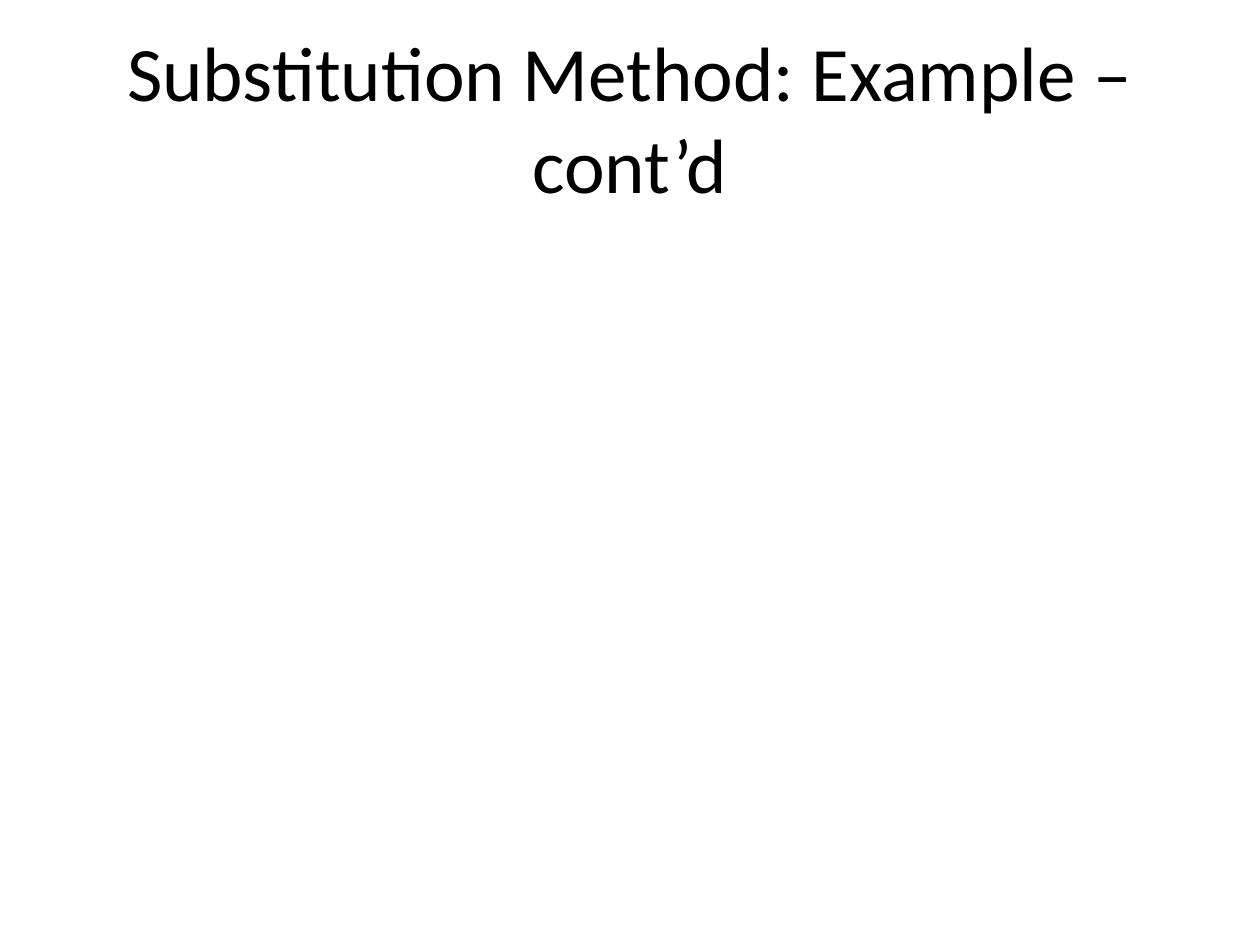
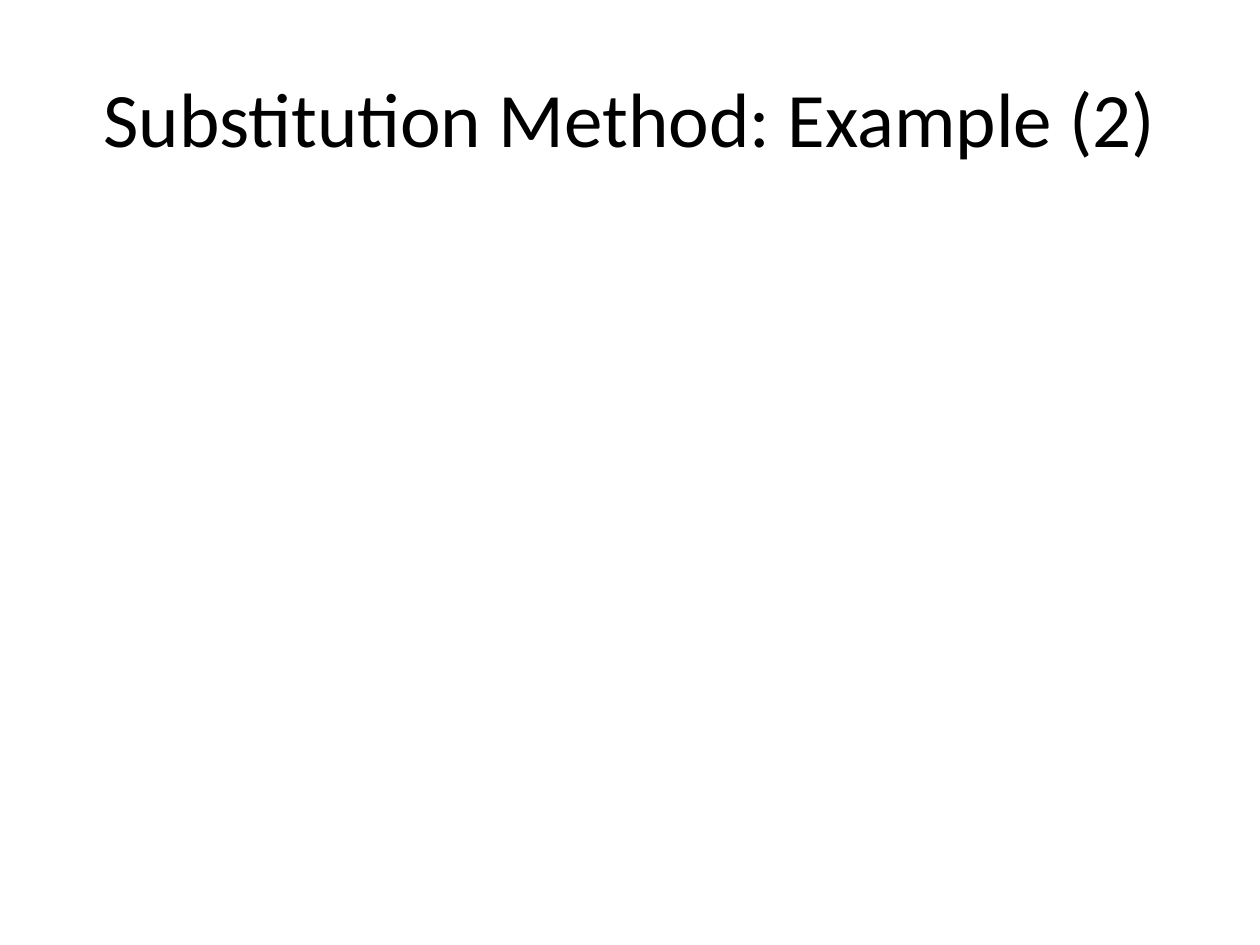
Before and after one commit to ucoruh/ce100-algorithms-and-programming-II, a slide deck: slide 17 of docs/week-2/ce100-week-2-recurrence.md_word.pptx. Drawn at 1260x945 pixels with LibreOffice and Linux fonts; fonts in the diff are those of the drawing. Boxes give left, top, right and bottom in pixels: in the first picture for what was removed or moved away, otherwise in the second. Text is boxed around its words. In the diff, an @@ line names an element or a change of style, - is before the commit and + after.

```diff
--- a/docs/week-2/ce100-week-2-recurrence.md_word.pptx
+++ b/docs/week-2/ce100-week-2-recurrence.md_word.pptx
@@ title at (103, 91, 1155, 160): text changed @@
-Substitution Method: Example – cont’d
+Substitution Method: Example (2)
```
Also in this commit, not shown: 53 other slides changed, 13 other files.
